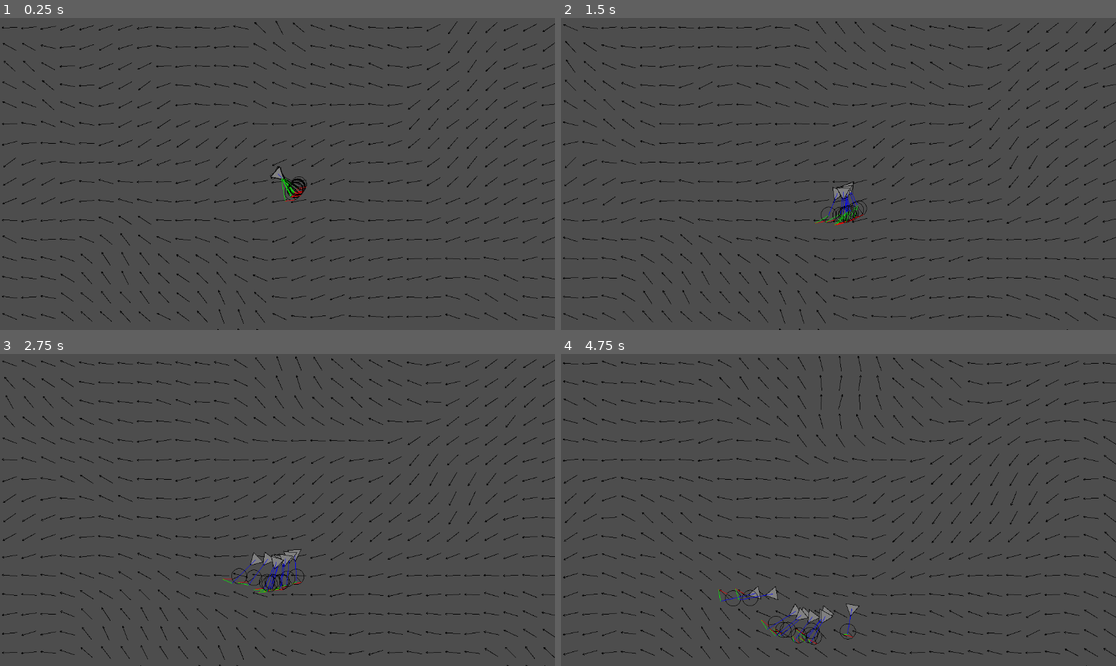
Above: before the commit, frames 1-4 (two rows, left to right).
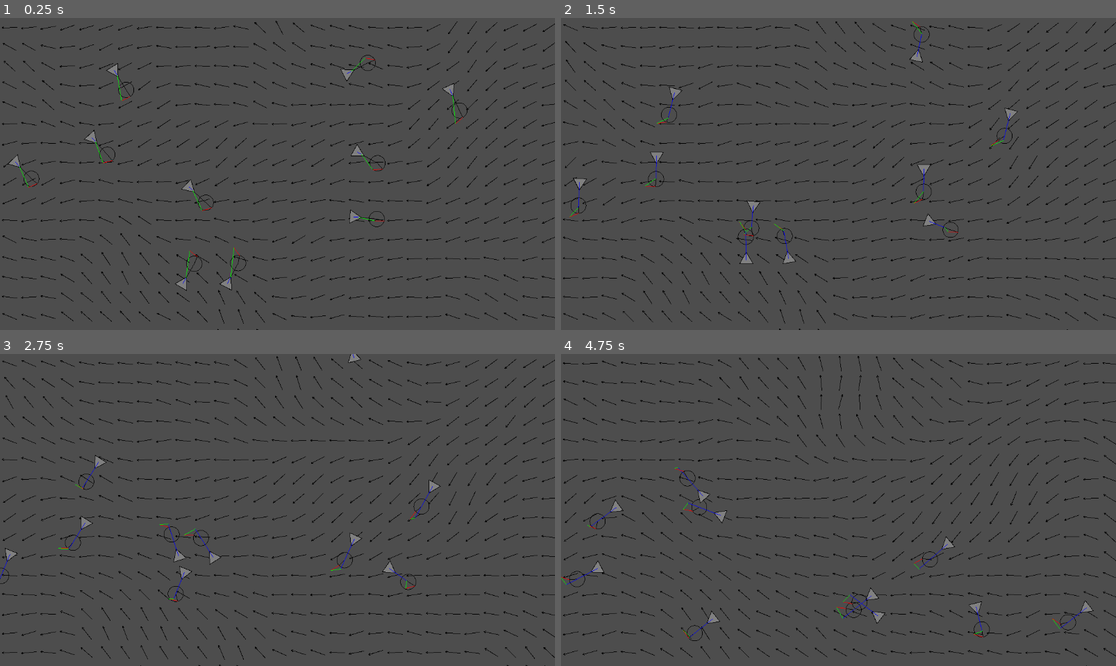
Above: after the commit, the same moments.

Repository: WSQS/godot-little-games
Game: Godot game, scene res://games/noc-flow-fields/scene/main.tscn
Two runs of this game, one before a commit and one after it. Both use one fixed random seed, a clock stepped at 60 frames per second and the inputs below. This scene is started directly instead of the project's main scene.
Inputs (mouse positions are in pixels of both pictures, inside the frame that each line leads up to):
- Up to frame 1 (0.25 s): no input
- Up to frame 2 (1.5 s): tap Enter at 0.5 s; move the mouse to (960, 158) at 0.52 s; hold Right 0.53-1.28 s; click (960, 158) at 0.67 s; move the mouse to (727, 189) at 1.27 s; hold Down from 1.28 s (still down)
- Up to frame 3 (2.75 s): move the mouse to (333, 441) at 2.02 s; release Down at 2.03 s; hold Right from 2.03 s (still down)
- Up to frame 4 (4.75 s): move the mouse to (810, 572) at 2.77 s; release Right at 2.78 s; hold Up 2.78-3.53 s; click (810, 572) at 2.92 s; move the mouse to (1005, 556) at 3.52 s; hold Left from 3.53 s (still down); move the mouse to (672, 463) at 4.27 s

The runs differ from the first frame. In frame 1, 1.1% of the frame differs, in the area x 1-85%, y 11-88%; in frame 2, 1.2%; in frame 3, 1.3%; in frame 4, 1.6%, in the area x 0-96%, y 36-94%.

Commit message:
feat(flow-fields): randomize boid initial position within viewport

Diff:
--- a/games/noc-flow-fields/script/boid.gd
+++ b/games/noc-flow-fields/script/boid.gd
@@ -12,7 +12,9 @@
 var radius := r * 2
 
 func _ready() -> void:
-	position = get_viewport().get_visible_rect().size / 2
+	var size := get_viewport().get_visible_rect().size
+	position.x = randf_range(0, size.x)
+	position.y = randf_range(0, size.y)
 
 func _compute_desired() -> Vector2:
 	alpha += randf_range(-0.05, 0.05)
